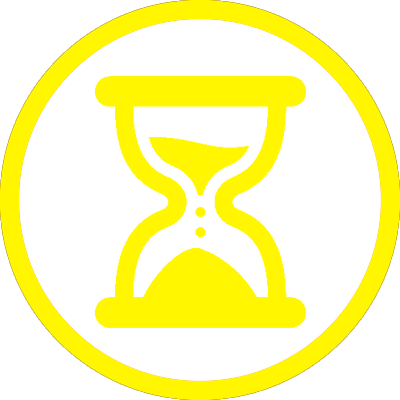
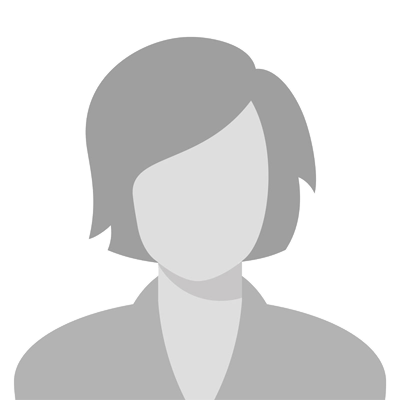
The second 400 × 400 image is a revision of the first. Changes to its layers:
added layer "female" above "male" over <box>13,36,387,400</box>
hid "pending", painted on it over <box>0,0,400,400</box>
hid "rejected" over <box>0,0,400,400</box>
hid "approved" over <box>0,0,400,400</box>
